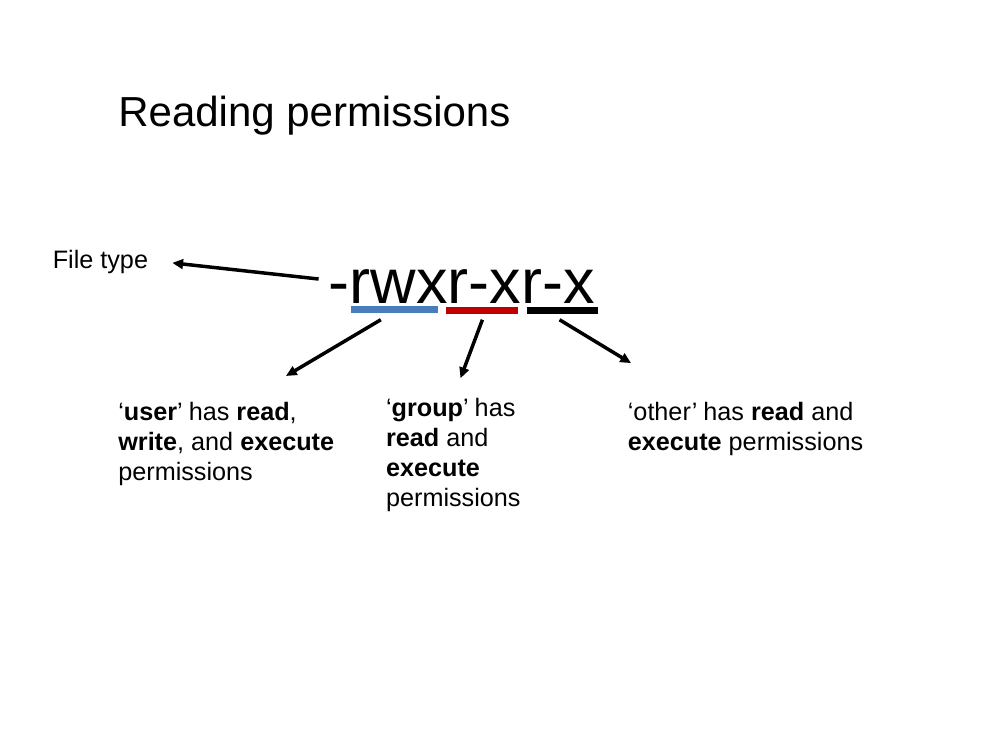
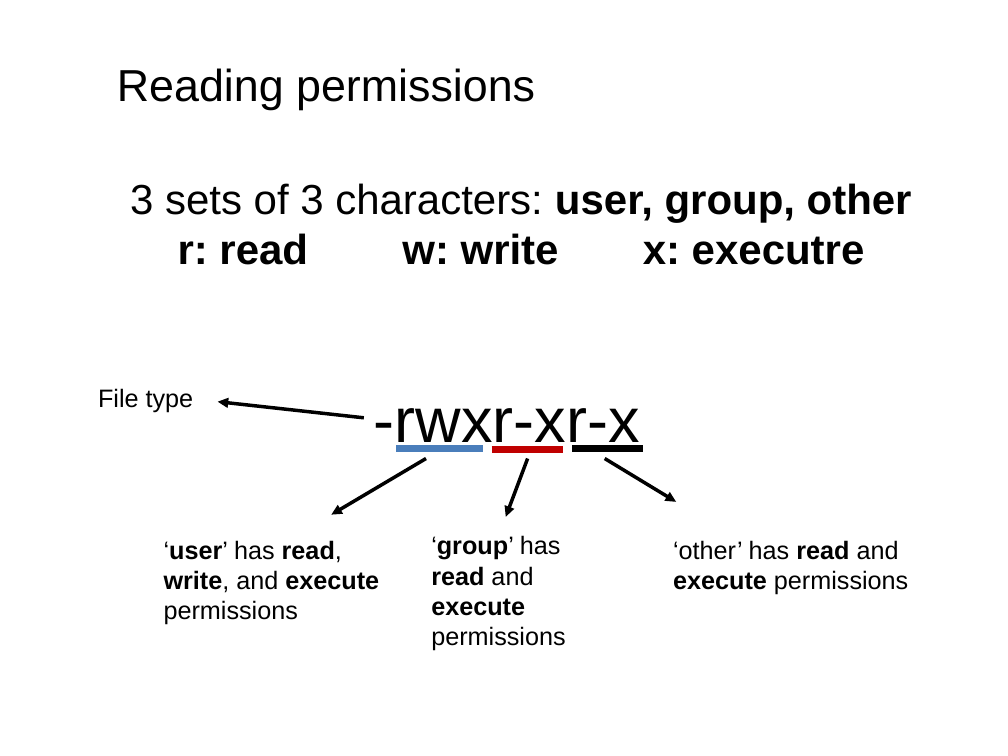
Before and after one commit to tparchman/F25_BIOL792, a slide deck: slide 10 of week3_unixIII/week3.pptx. Drawn at 1008x756 pixels with LibreOffice and Linux fonts; fonts in the diff are those of the drawing. Boxes give left, top, right and bottom in pixels: in the first picture for what was removed or moved away, otherwise in the second. Text is boxed around its words. In the diff, an @@ line names an element or a change of style, - is before the commit and + after.

```diff
--- a/week3_unixIII/week3.pptx
+++ b/week3_unixIII/week3.pptx
@@ text "Reading permissions": place and size @@
-text "Reading permissions" at bbox=[118, 95, 510, 134]
+text "Reading permissions" at bbox=[117, 68, 535, 110]
@@ text "Reading permissions" at bbox=[117, 68, 535, 110]: size 30 to 32 pt @@
@@ text added at bbox=[130, 183, 912, 265], 30 pt, text #000000, bold @@
+3 sets of 3 characters: user, group, other
+r: read w: write x: executre
@@ 5 texts, 4 arrows, 3 lines: place and size @@
-5 texts, 4 arrows, 3 lines at bbox=[53, 249, 863, 512]
+5 texts, 4 arrows, 3 lines at bbox=[98, 388, 908, 651]
```
Also in this commit, not shown: 3 other slides changed, 2 other files.
